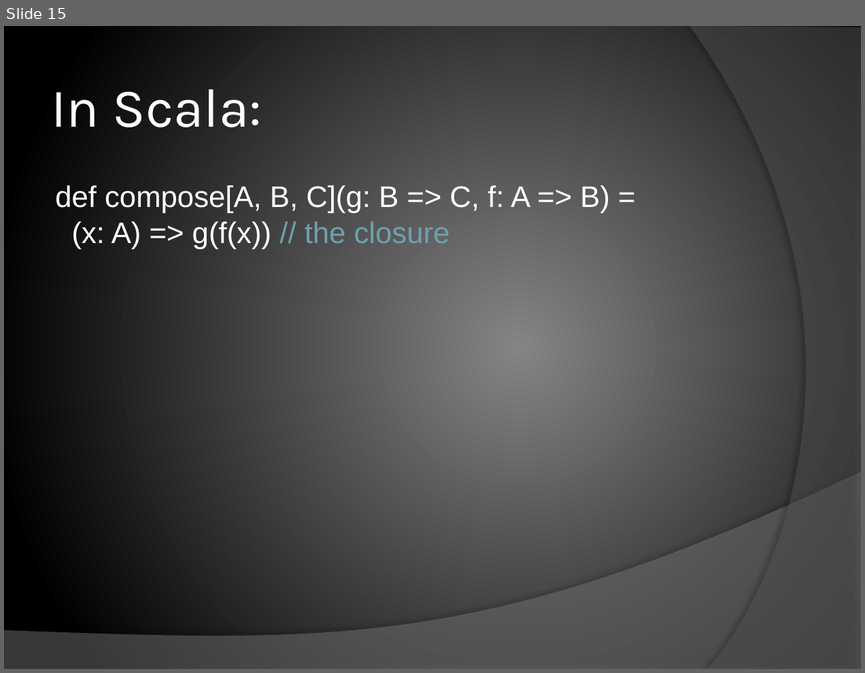
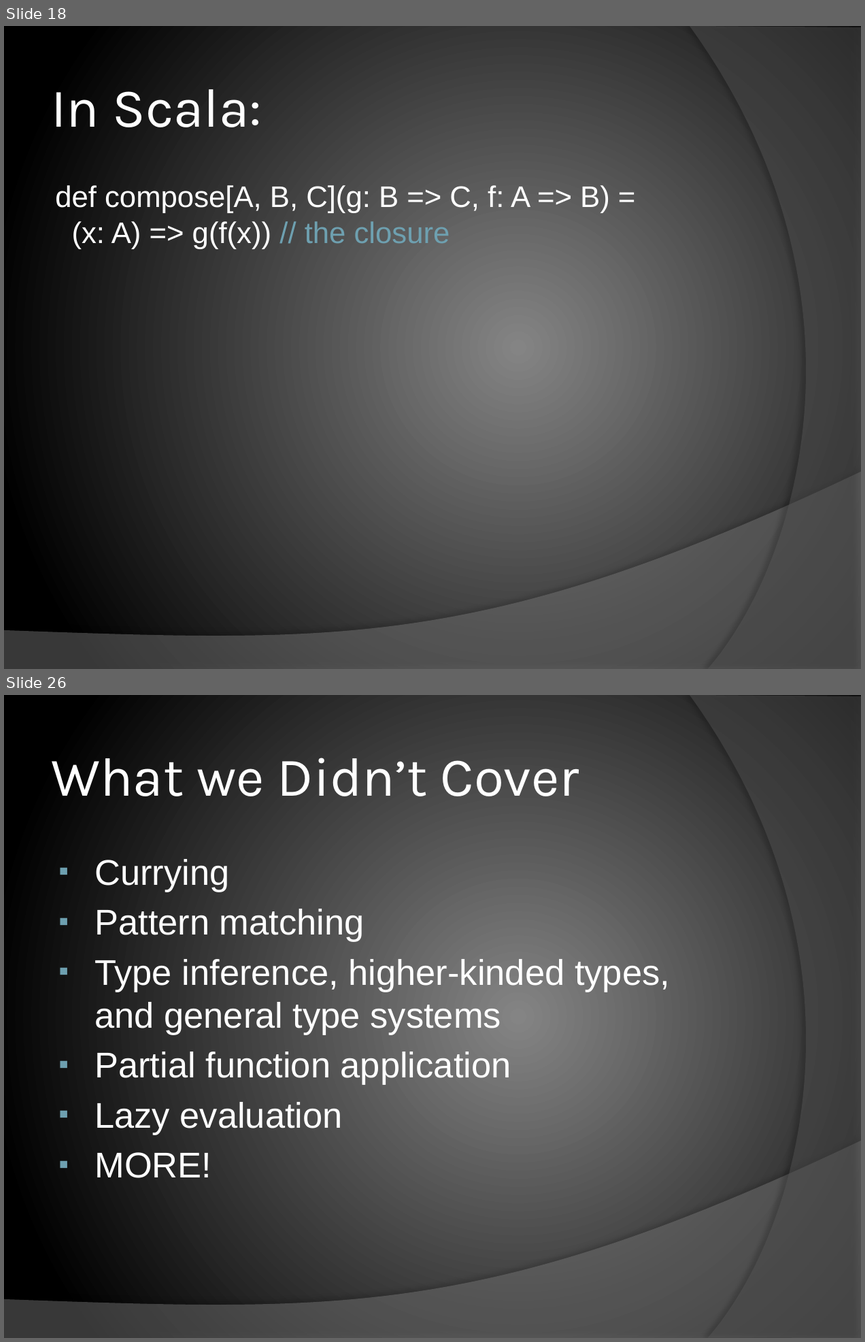
Before and after one commit to chrislewis/JaxFunc_0_ImperativelyFunctional, a slide deck: JaxFunc.pptx. Shown one above the other, each under a label of ours: slide 15 before the commit, slides 18 and 26 after it; the slides between them are not shown. The pictures are 865x673 and 865x1342 pixels, drawn with LibreOffice and Linux fonts; fonts in the diff are those of the drawing. Boxes give left, top, right and bottom in pixels: in the first picture for what was removed or moved away, otherwise in the second. Text is boxed around its words. In the diff, an @@ line names an element or a change of style, - is before the commit and + after.

```diff
--- a/JaxFunc.pptx
+++ b/JaxFunc.pptx
@@ slide 26 added at (4,695,861,1338), background gradient #848484 to #000000; not listed: 2 template elements that a slide beside it also shows @@
@@ title added at (51,758,579,796), 46 pt, text #FFFFFF @@
+What we Didn’t Cover
@@ text added at (94,859,670,1178), 30 pt, text #FFFFFF @@
+▪ Currying
+▪ Pattern matching
+▪ Type inference, higher-kinded types, and general type systems
+▪ Partial function application
+▪ Lazy evaluation
+▪ MORE!
@@ what was slide 15 is now slide 18 @@
```
Also in this commit, not shown: 6 slides changed, 8 other slides added, 1 other file.
